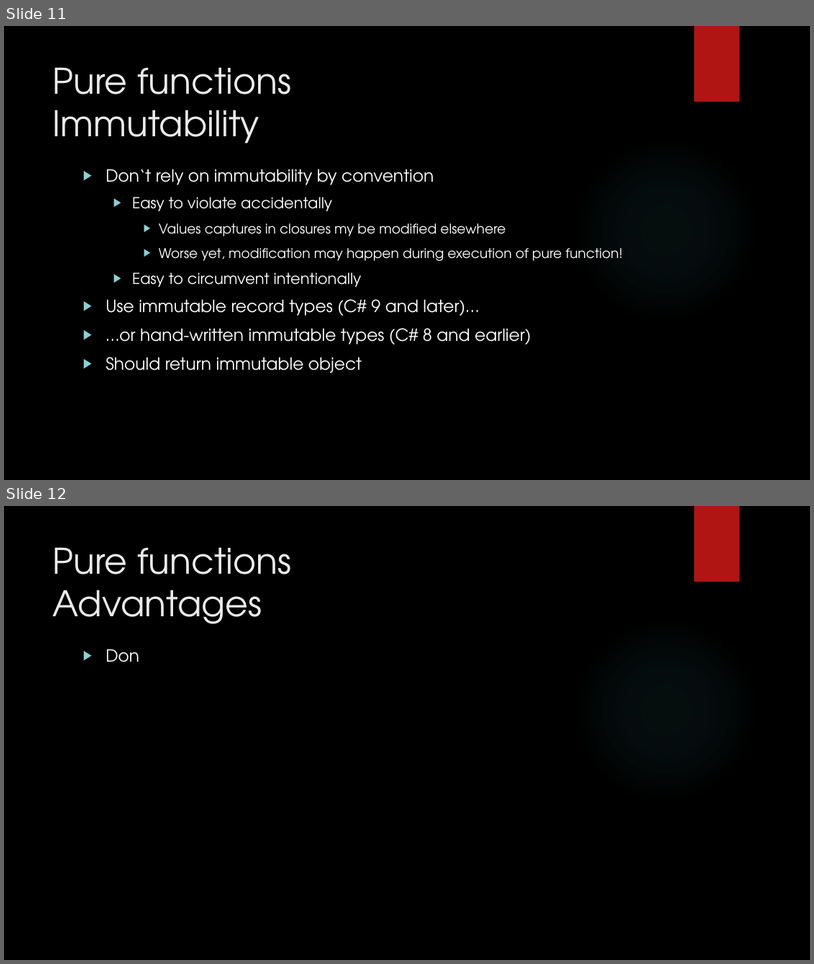
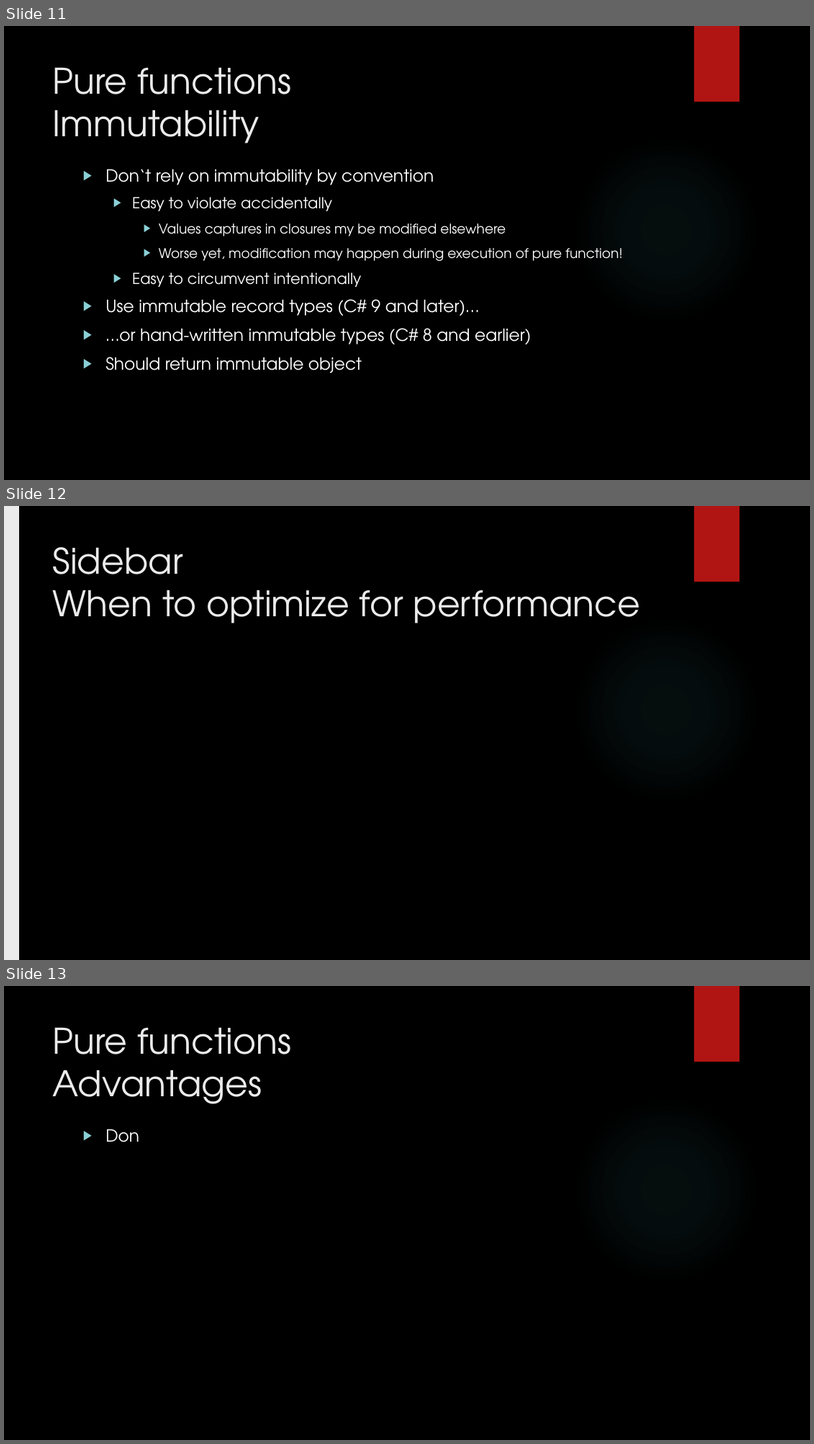
Before and after one commit to dennisdietrich/FpWithCSharp, a slide deck: doc/GetFuncY.pptx. Shown one above the other, each under a label of ours: slides 11 and 12 before the commit, slides 11, 12 and 13 after it. The pictures are 814x964 and 814x1444 pixels, drawn with LibreOffice and Linux fonts; fonts in the diff are those of the drawing; background and template pictures are left out. Boxes give left, top, right and bottom in pixels: in the first picture for what was removed or moved away, otherwise in the second. Text is boxed around its words. In the diff, an @@ line names an element or a change of style, - is before the commit and + after.

Commit message:
Removed section 'adopting FP' and added two sidebars instead

```diff
--- a/doc/GetFuncY.pptx
+++ b/doc/GetFuncY.pptx
@@ slide 12 added at <box>4,506,810,960</box>, background picture (left out); not listed: 2 template elements that a slide beside it also shows @@
@@ rectangle added at <box>4,506,19,960</box>, fill #EBEBEB @@
@@ title added at <box>53,547,641,623</box>, 42 pt, text #EBEBEB @@
+Sidebar
+When to optimize for performance
@@ what was slide 12 is now slide 13 @@
```
Also in this commit, not shown: 1 slide changed, 1 other slide added, 3 slides removed.
